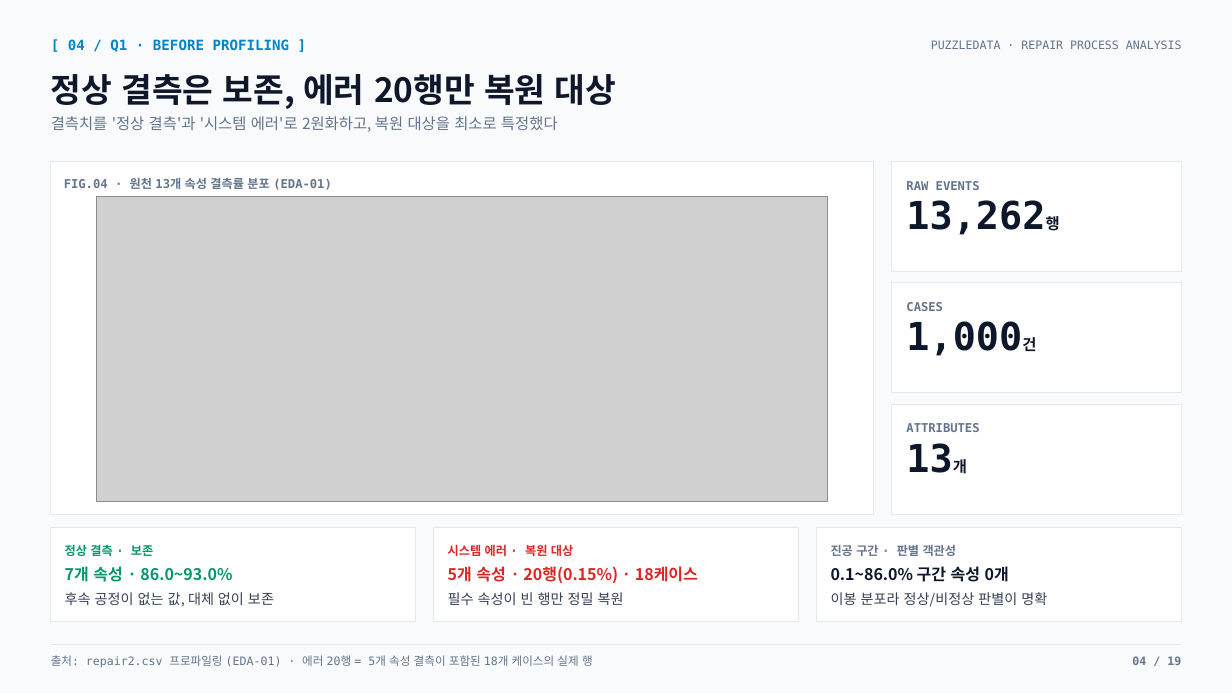
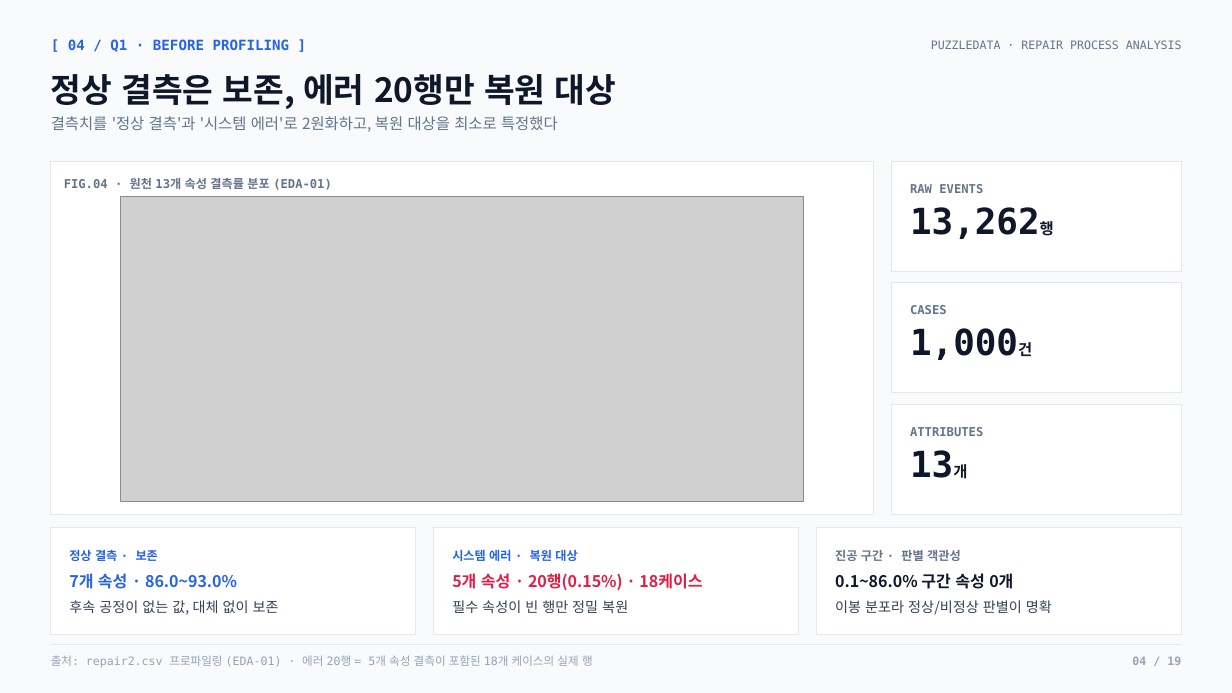
Before and after one commit to nus1245/puzzle_data, a slide deck: slide 4 of outputs/pptx/puzzledata_repair_report.pptx. Drawn at 1232x693 pixels with LibreOffice and Linux fonts; fonts in the diff are those of the drawing; grey boxes stand for pictures. Boxes give left, top, right and bottom in pixels: in the first picture for what was removed or moved away, otherwise in the second. Text is boxed around its words. In the diff, an @@ line names an element or a change of style, - is before the commit and + after.

```diff
--- a/outputs/pptx/puzzledata_repair_report.pptx
+++ b/outputs/pptx/puzzledata_repair_report.pptx
@@ text "[ 04 / Q1 · ..." at (68,39,290,52): text colour #0284C7 to #2563EB @@
@@ picture: place and size @@
-picture at (97,196,827,501)
+picture at (120,196,803,501)
@@ text "RAW EVENTS": place and size @@
-text "RAW EVENTS" at (906,181,980,190)
+text "RAW EVENTS" at (910,184,983,193)
@@ text "13,262행": place and size @@
-text "13,262행" at (906,200,1045,235)
+text "13,262행" at (910,207,1040,239)
@@ text "13,262행" at (910,207,1040,239): size 30 to 28 pt in "13,262행"; line spacing 33.6pt to 31.4pt @@
@@ text "CASES": place and size @@
-text "CASES" at (906,302,943,311)
+text "CASES" at (910,305,947,314)
@@ text "1,000건": place and size @@
-text "1,000건" at (906,321,1022,356)
+text "1,000건" at (910,328,1018,360)
@@ text "1,000건" at (910,328,1018,360): size 30 to 28 pt in "1,000건"; line spacing 33.6pt to 31.4pt @@
@@ text "ATTRIBUTES": place and size @@
-text "ATTRIBUTES" at (906,423,979,432)
+text "ATTRIBUTES" at (910,427,983,436)
@@ text "13개": place and size @@
-text "13개" at (907,437,1166,481)
+text "13개" at (910,445,1163,485)
@@ text "13개" at (910,445,1163,485): size 30 to 28 pt in "13개"; line spacing 33.6pt to 31.4pt @@
@@ rectangle: place and size @@
-rectangle at (51,528,415,621)
+rectangle at (51,528,415,634)
@@ rectangle: place and size @@
-rectangle at (433,528,798,621)
+rectangle at (433,528,798,634)
@@ rectangle: place and size @@
-rectangle at (817,528,1181,621)
+rectangle at (817,528,1181,634)
@@ text "정상 결측 · 보존" at (69,549,158,561): text colour #059669 to #2563EB @@
@@ text "7개 속성 · 86.0~93.0%" at (69,573,237,589): text colour #059669 to #2563EB @@
@@ text "시스템 에러 · 복원 대상" at (452,549,577,561): text colour #DC2626 to #2563EB @@
@@ text "5개 속성 · 20행(0.15%) · ..." at (452,573,702,590): text colour #DC2626 to #E11D48 @@
@@ text "진공 구간 · 판별 객관성": place and size @@
-text "진공 구간 · 판별 객관성" at (831,545,957,556)
+text "진공 구간 · 판별 객관성" at (835,550,961,561)
@@ text "0.1~86.0% 구간 속성 0개": place and size @@
-text "0.1~86.0% 구간 속성 0개" at (831,566,1009,582)
+text "0.1~86.0% 구간 속성 0개" at (835,573,1013,589)
@@ text "후속 공정이 없는 값, 대체 ...": place and size @@
-text "후속 공정이 없는 값, 대체 ..." at (65,592,274,607)
+text "후속 공정이 없는 값, 대체 ..." at (69,600,279,615)
@@ text "필수 속성이 빈 행만 정밀 ...": place and size @@
-text "필수 속성이 빈 행만 정밀 ..." at (448,592,624,605)
+text "필수 속성이 빈 행만 정밀 ..." at (452,600,628,613)
@@ text "이봉 분포라 정상/비정상 판별이 명확": place and size @@
-text "이봉 분포라 정상/비정상 판별이 명확" at (831,592,1047,607)
+text "이봉 분포라 정상/비정상 판별이 명확" at (835,600,1052,615)
@@ text "출처: repair2.csv 프로파일링 (EDA-01) · ..." at (51,655,593,667): text colour #64748B to #94A3B8 @@
@@ text "04 / 19" at (1132,656,1181,665): text colour #64748B to #94A3B8 @@
```
Also in this commit, not shown: 17 other slides changed, 1 slide added, 1 slide removed, 22 other files.
